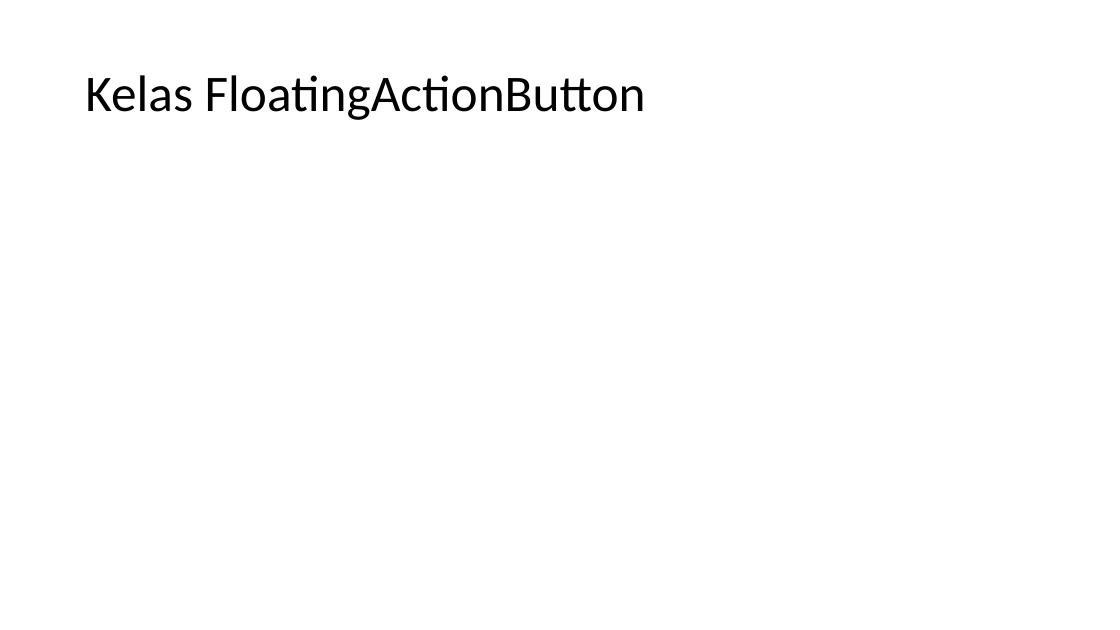
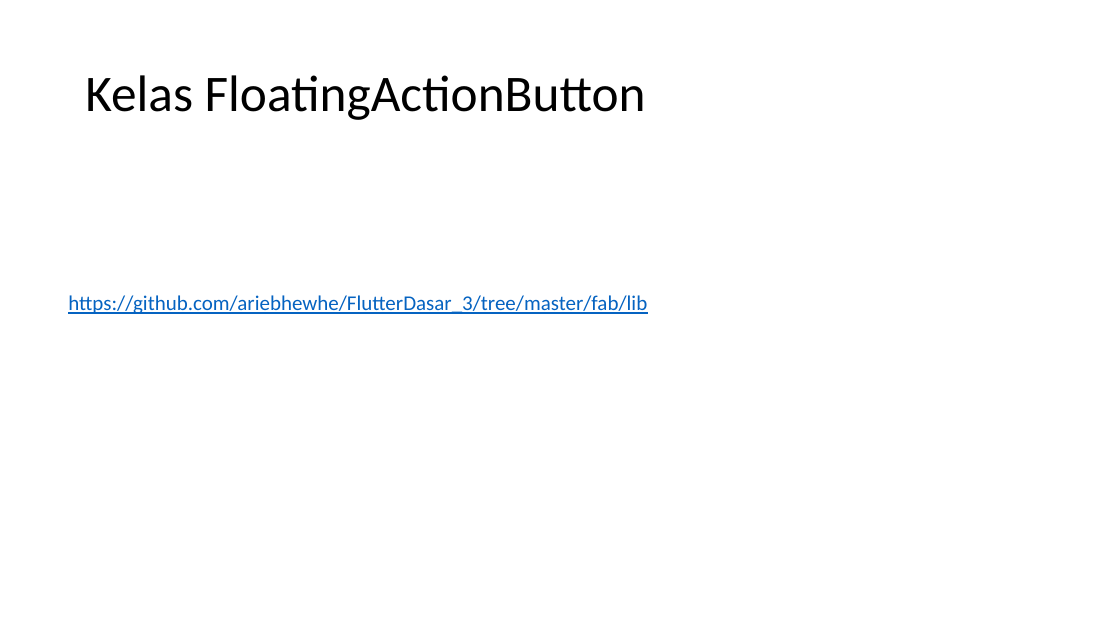
Before and after one commit to ariebhewhe/FlutterDasar_3, a slide deck: slide 17 of User Interface 2.pptx. Drawn at 1120x630 pixels with LibreOffice and Linux fonts; fonts in the diff are those of the drawing. Boxes give left, top, right and bottom in pixels: in the first picture for what was removed or moved away, otherwise in the second. Text is boxed around its words. In the diff, an @@ line names an element or a change of style, - is before the commit and + after.

Commit message:
up6

```diff
--- a/User Interface 2.pptx
+++ b/User Interface 2.pptx
@@ text added at (68, 295, 647, 314), 18 pt, text #0563C1, underline @@
+https://github.com/ariebhewhe/FlutterDasar_3/tree/master/fab/lib
```
Also in this commit, not shown: 5 other slides changed, 1 slide added.
